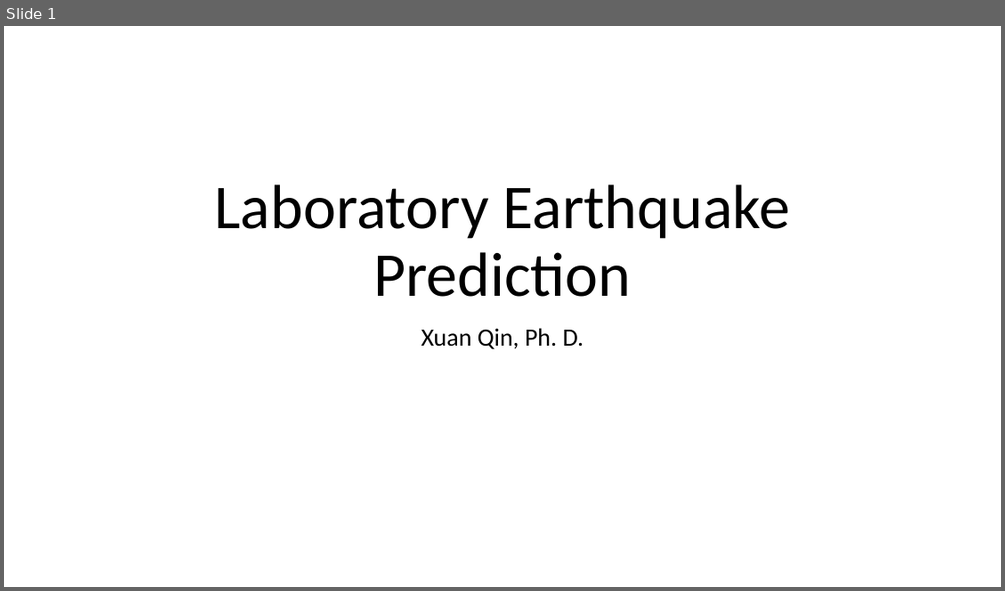
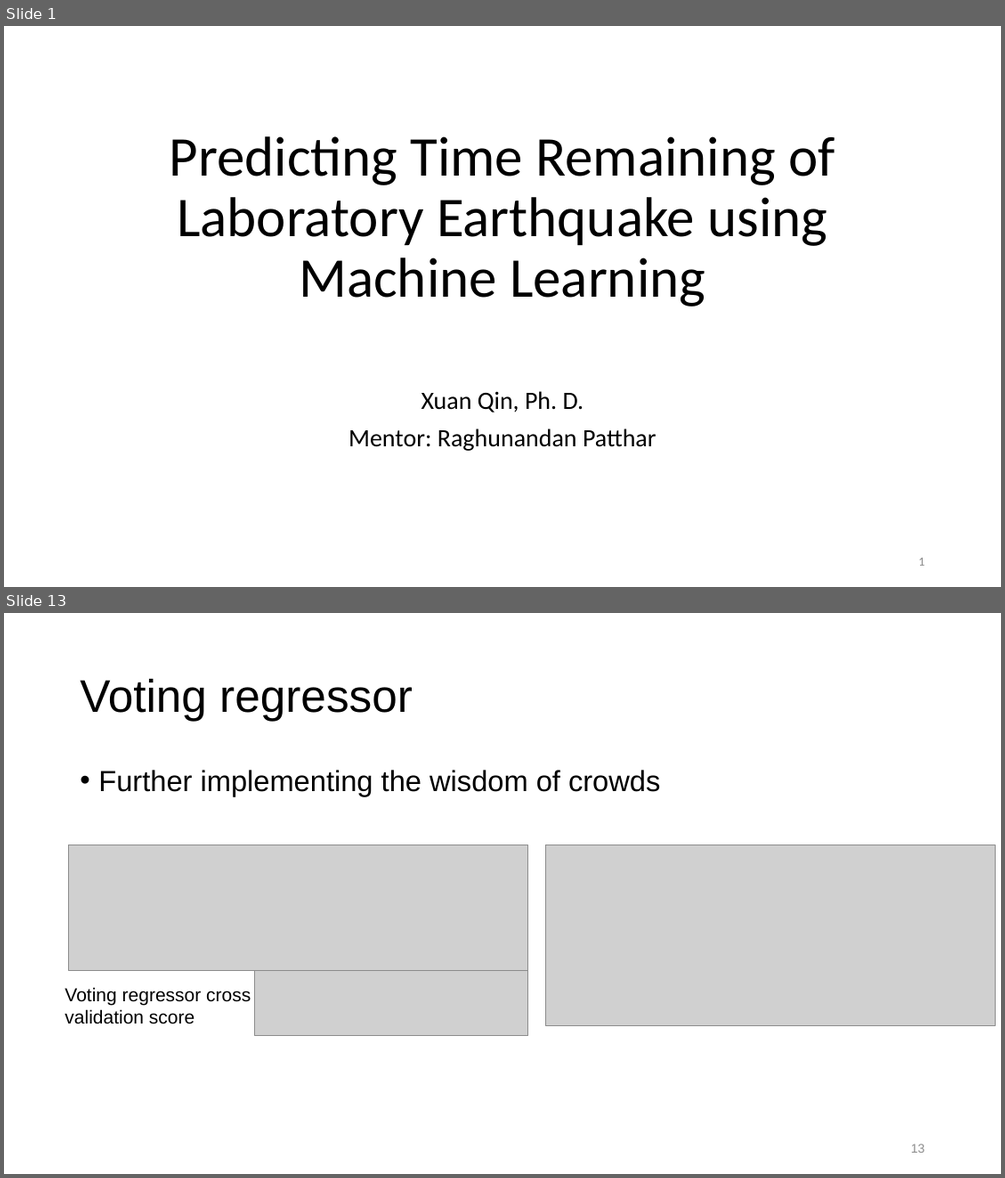
Before and after one commit to qq7933086/Laboratory_earthquake_time_prediction, a slide deck: Capstone_presentation_Laboratory Earthquake Prediction.pptx. Shown one above the other, each under a label of ours: slide 1 before the commit, slides 1 and 13 after it; the slides between them are not shown. The pictures are 1005x591 and 1005x1178 pixels, drawn with LibreOffice and Linux fonts; fonts in the diff are those of the drawing; grey boxes stand for pictures. Boxes give left, top, right and bottom in pixels: in the first picture for what was removed or moved away, otherwise in the second. Text is boxed around its words. In the diff, an @@ line names an element or a change of style, - is before the commit and + after.

```diff
--- a/Capstone_presentation_Laboratory Earthquake Prediction.pptx
+++ b/Capstone_presentation_Laboratory Earthquake Prediction.pptx
@@ slide 13 added at [4, 613, 1001, 1174], background #FFFFFF @@
@@ title added at [80, 678, 413, 721], 44 pt, text #000000 @@
+Voting regressor
@@ text added at [98, 770, 660, 796], 28 pt, text #000000 @@
+• Further implementing the wisdom of crowds
@@ picture added at [69, 845, 528, 971] @@
@@ picture added at [545, 845, 995, 1026] @@
@@ picture added at [254, 971, 528, 1035] @@
@@ text added at [65, 987, 251, 1024], 18 pt, text #000000 @@
+Voting regressor cross validation score
@@ page number added at [911, 1143, 925, 1152], 12 pt, text #8C8C8C @@
+13
@@ slide 1 changed as well @@
@@ title at [170, 136, 834, 306]: text changed; size 60 to 54 pt @@
-Laboratory Earthquake Prediction
+Predicting Time Remaining of Laboratory Earthquake using Machine Learning
@@ subtitle "Xuan Qin, Ph. D." at [348, 391, 656, 451]: vertical alignment top to bottom @@
@@ subtitle at [348, 428, 656, 451]: paragraph added @@
+Mentor: Raghunandan Patthar
@@ page number added at [918, 557, 924, 565], 12 pt, text #8C8C8C @@
+1
```
Also in this commit, not shown: 17 other slides added.
